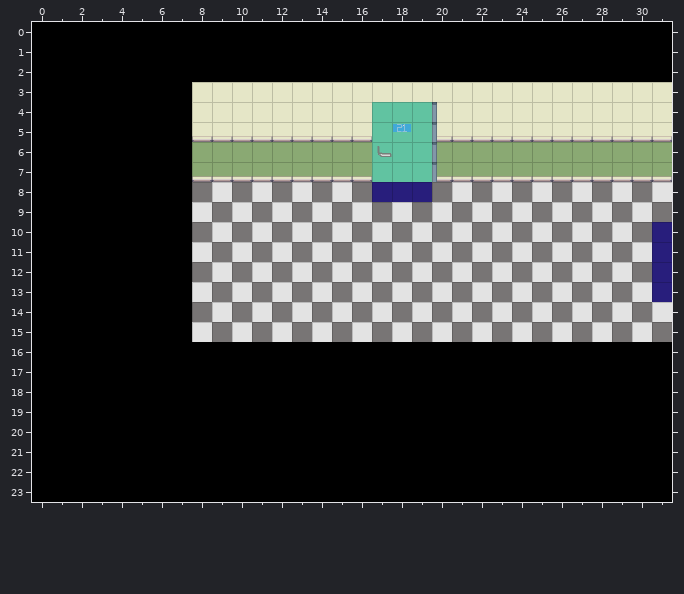
Tiled map -- assets/maps/couloir3.tmx. The picture above was drawn from the file before the commit.
Cells are 32x32 px. Shown: x 0..31, y 0..23.
Now the later version:
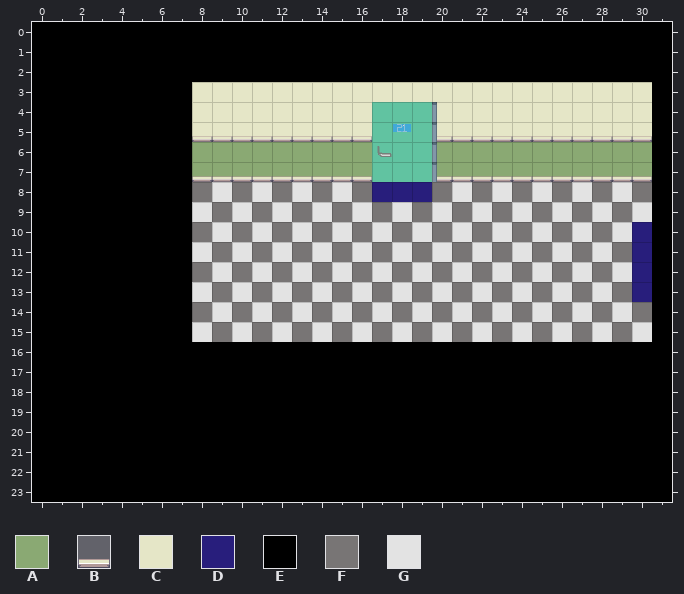
Key: from "Interior": A 33, B 800, C 821; from "couleur": D 3; from "porte": E 0, F 2, G 3.
_ is an empty cell.
From the commit log: nouveaux couloir et correction bug piliers etage1
From old to new:
{"where": "layer \"sol\""}
{"y":8,"x":31,"old":"G","new":"_"}
{"y":9,"x":31,"old":"F","new":"_"}
{"y":14,"x":31,"old":"G","new":"_"}
{"y":15,"x":31,"old":"F","new":"_"}
{"where": "layer \"vers_couloir2\""}
{"y":10,"x":30,"old":"_D","new":"D_"}
{"y":11,"x":30,"old":"_D","new":"D_"}
{"y":12,"x":30,"old":"_D","new":"D_"}
{"y":13,"x":30,"old":"_D","new":"D_"}
{"where": "layer \"noir 99\""}
{"y":8,"x":31,"old":"_","new":"E"}
{"y":9,"x":31,"old":"_","new":"E"}
{"y":10,"x":31,"old":"_","new":"E"}
{"y":11,"x":31,"old":"_","new":"E"}
{"y":12,"x":31,"old":"_","new":"E"}
{"y":13,"x":31,"old":"_","new":"E"}
{"y":14,"x":31,"old":"_","new":"E"}
{"y":15,"x":31,"old":"_","new":"E"}
{"where": "layer \"couleur mur 99\""}
{"y":3,"x":31,"old":"C","new":"_"}
{"y":4,"x":31,"old":"C","new":"_"}
{"y":5,"x":31,"old":"C","new":"_"}
{"y":6,"x":31,"old":"A","new":"_"}
{"y":7,"x":31,"old":"A","new":"_"}
{"where": "layer \"mur 99\""}
{"y":5,"x":31,"old":"B","new":"_"}
{"y":7,"x":31,"old":"B","new":"_"}
{"label":"changed","picture_box":[632,82,672,342]}
